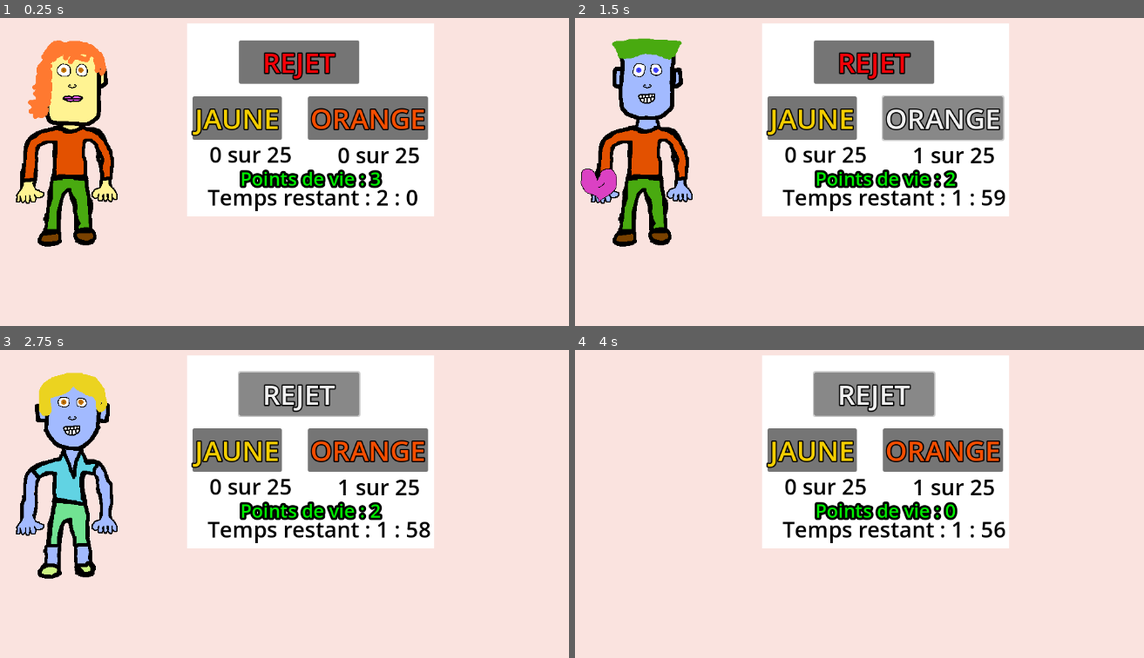
Above: before the commit, frames 1-4 (two rows, left to right).
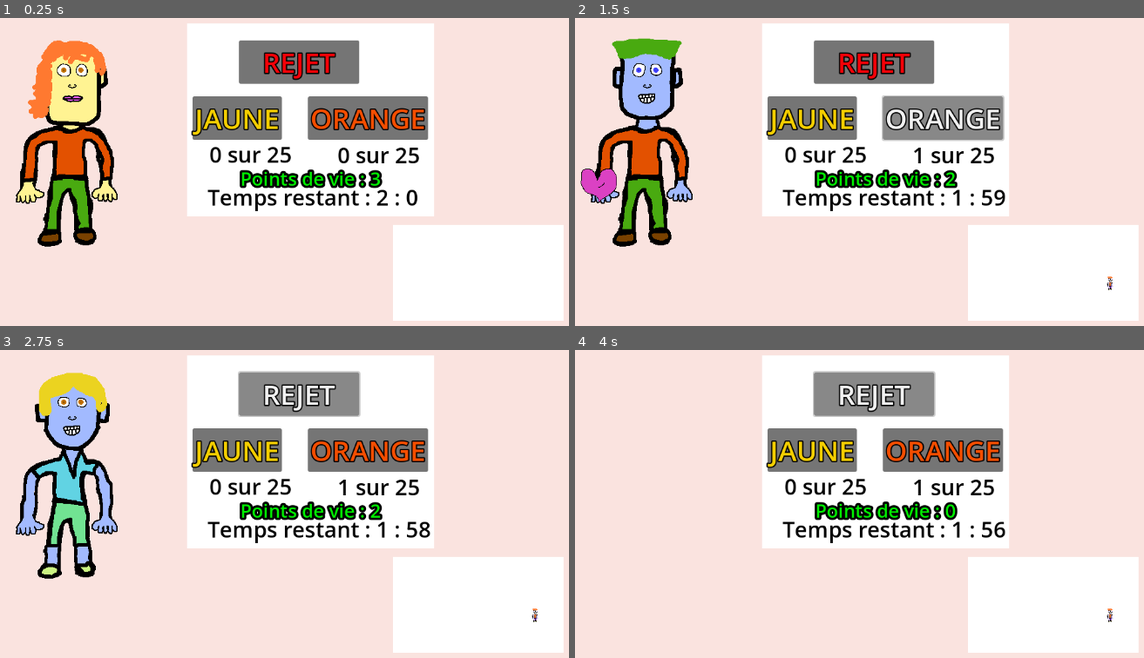
Above: after the commit, the same moments.

Repository: joelmortel/starterpackgenerator
Game: Godot game, scene res://jeu.tscn
Same seed, same stepped clock (60 frames per second), same inputs: the game is played once before the commit and once after it. This scene is started directly instead of the project's main scene.
Inputs:
- Up to frame 1 (0.25 s): no input
- Up to frame 2 (1.5 s): click "JAUNE" at 0.5 s; click "ORANGE" at 1.25 s
- Up to frame 3 (2.75 s): click "REJET" at 2 s
- Up to frame 4 (4 s): tap Enter at 2.75 s; hold Right (ui_right) 2.78-3.53 s; tap Space at 3.5 s; hold Left (ui_left) from 3.53 s (still down)

The runs differ from the first frame. In frame 1, 9.3% of the frame differs, in the area x 69-100%, y 67-99%; in frame 2, 9.3%; in frame 3, 9.3%; in frame 4, 9.3%.

Commit message:
copiage bonhommes
les bonhommes sont désormais copiés sur le plateau pour la scène finale

Diff:
--- a/bonhomme_basic.gd
+++ b/bonhomme_basic.gd
@@ -12,3 +12,24 @@
 @onready var cheveux: AnimatedSprite2D = $bonhomme/Face/cheveux
 @onready var accessoires_1: AnimatedSprite2D = $bonhomme/Accessoires/accessoires1
 @onready var accessoires_2: AnimatedSprite2D = $bonhomme/Accessoires/accessoires2
+
+
+func _ready() -> void:
+	hide()
+
+
+func remake_bonhomme(fiche_technique: Array):
+	show()
+	peau.modulate = fiche_technique[0]
+	vetements.frame = fiche_technique[1]
+	oreilles.frame = fiche_technique[2]
+	tete.frame = fiche_technique[3]
+	yeux.frame = fiche_technique[4]
+	yeux_couleur.modulate = fiche_technique[5]
+	nez.frame = fiche_technique[6]
+	bouche.frame = fiche_technique[7]
+	cheveux.frame = fiche_technique[8]
+	accessoires_1.frame = fiche_technique[9]
+	accessoires_2.frame = fiche_technique[10]
+	cheveux.modulate = fiche_technique[11]
+	oreilles.modulate = fiche_technique[0]
--- a/jeu.gd
+++ b/jeu.gd
@@ -39,6 +39,7 @@
 @onready var audio_ok_3: AudioStreamPlayer = $Audio/audio_ok3
 @onready var audio_full: AudioStreamPlayer = $Audio/audio_full
 
+@onready var plateau: Node2D = $plateau
 
 
 
@@ -313,6 +314,7 @@
 					var win_sound_array = [audio_ok, audio_ok_2, audio_ok_3]
 					var win_sound_choisi = win_sound_array.pick_random()
 					win_sound_choisi.play()
+					copy_bonhomme("jaune")
 		else:
 			print("MAUVAISE FILE : - 1 vie")
 			vies_joueur -= 1
@@ -342,6 +344,7 @@
 					var win_sound_array = [audio_ok, audio_ok_2, audio_ok_3]
 					var win_sound_choisi = win_sound_array.pick_random()
 					win_sound_choisi.play()
+					copy_bonhomme("orange")
 		else:
 			print("MAUVAISE FILE : - 1 vie")
 			vies_joueur -= 1
@@ -385,3 +388,22 @@
 
 func _on_bouton_rejet_pressed() -> void:
 	verifier_bonhomme("rejet")
+
+
+
+func copy_bonhomme(couleur: String):
+	var fiche_bonhomme = []
+	fiche_bonhomme.append(peau.modulate)
+	fiche_bonhomme.append(vetements.frame)
+	fiche_bonhomme.append(oreilles.frame)
+	fiche_bonhomme.append(tete.frame)
+	fiche_bonhomme.append(yeux.frame)
+	fiche_bonhomme.append(yeux_couleur.modulate)
+	fiche_bonhomme.append(nez.frame)
+	fiche_bonhomme.append(bouche.frame)
+	fiche_bonhomme.append(cheveux.frame)
+	fiche_bonhomme.append(accessoires_1.frame)
+	fiche_bonhomme.append(accessoires_2.frame)
+	fiche_bonhomme.append(cheveux.modulate)
+	var section_couleur = couleur
+	plateau.placer_bonhomme(section_couleur, fiche_bonhomme)
--- a/jeu.tscn
+++ b/jeu.tscn
@@ -20,6 +20,7 @@
 [ext_resource type="AudioStream" uid="uid://cifpqckuq717q" path="res://audio/zap3.wav" id="16_qlemp"]
 [ext_resource type="AudioStream" uid="uid://dbrf54gr4tq4h" path="res://audio/full.wav" id="19_pr61v"]
 [ext_resource type="AudioStream" uid="uid://b5j4y7xvheluf" path="res://audio/casting_theme.wav" id="20_cwtt4"]
+[ext_resource type="PackedScene" uid="uid://bo7hg4bprd4bg" path="res://plateau.tscn" id="21_fxvn6"]
 
 [node name="jeu" type="Node2D"]
 script = ExtResource("1_sp1r3")
@@ -221,6 +222,10 @@
 stream = ExtResource("20_cwtt4")
 autoplay = true
 
+[node name="plateau" parent="." instance=ExtResource("21_fxvn6")]
+position = Vector2(835, 473)
+scale = Vector2(0.245, 0.245)
+
 [connection signal="timeout" from="Timer_game" to="." method="_on_timer_game_timeout"]
 [connection signal="pressed" from="UICHEAP/ColorRect/bouton_jaune" to="." method="_on_bouton_jaune_pressed"]
 [connection signal="pressed" from="UICHEAP/ColorRect/bouton_orange" to="." method="_on_bouton_orange_pressed"]
--- /dev/null
+++ b/plateau.gd
@@ -0,0 +1,100 @@
+extends Node2D
+
+
+
+
+## bananas
+@onready var banane_00: Marker2D = $banane/banane_00
+@onready var banane_01: Marker2D = $banane/banane_01
+@onready var banane_02: Marker2D = $banane/banane_02
+@onready var banane_03: Marker2D = $banane/banane_03
+@onready var banane_04: Marker2D = $banane/banane_04
+@onready var banane_05: Marker2D = $banane/banane_05
+@onready var banane_06: Marker2D = $banane/banane_06
+@onready var banane_07: Marker2D = $banane/banane_07
+@onready var banane_08: Marker2D = $banane/banane_08
+@onready var banane_09: Marker2D = $banane/banane_09
+@onready var banane_10: Marker2D = $banane/banane_10
+@onready var banane_11: Marker2D = $banane/banane_11
+@onready var banane_12: Marker2D = $banane/banane_12
+@onready var banane_13: Marker2D = $banane/banane_13
+@onready var banane_14: Marker2D = $banane/banane_14
+@onready var banane_15: Marker2D = $banane/banane_15
+@onready var banane_16: Marker2D = $banane/banane_16
+@onready var banane_17: Marker2D = $banane/banane_17
+@onready var banane_18: Marker2D = $banane/banane_18
+@onready var banane_19: Marker2D = $banane/banane_19
+@onready var banane_20: Marker2D = $banane/banane_20
+@onready var banane_21: Marker2D = $banane/banane_21
+@onready var banane_22: Marker2D = $banane/banane_22
+@onready var banane_23: Marker2D = $banane/banane_23
+@onready var banane_24: Marker2D = $banane/banane_24
+@onready var banane_25: Marker2D = $banane/banane_25
+
+
+## oranges
+
+@onready var orange_00: Marker2D = $orange/orange_00
+@onready var orange_01: Marker2D = $orange/orange_01
+@onready var orange_02: Marker2D = $orange/orange_02
+@onready var orange_03: Marker2D = $orange/orange_03
+@onready var orange_04: Marker2D = $orange/orange_04
+@onready var orange_05: Marker2D = $orange/orange_05
+@onready var orange_06: Marker2D = $orange/orange_06
+@onready var orange_07: Marker2D = $orange/orange_07
+@onready var orange_08: Marker2D = $orange/orange_08
+@onready var orange_09: Marker2D = $orange/orange_09
+@onready var orange_10: Marker2D = $orange/orange_10
+@onready var orange_11: Marker2D = $orange/orange_11
+@onready var orange_12: Marker2D = $orange/orange_12
+@onready var orange_13: Marker2D = $orange/orange_13
+@onready var orange_14: Marker2D = $orange/orange_14
+@onready var orange_15: Marker2D = $orange/orange_15
+@onready var orange_16: Marker2D = $orange/orange_16
+@onready var orange_17: Marker2D = $orange/orange_17
+@onready var orange_18: Marker2D = $orange/orange_18
+@onready var orange_19: Marker2D = $orange/orange_19
+@onready var orange_20: Marker2D = $orange/orange_20
+@onready var orange_21: Marker2D = $orange/orange_21
+@onready var orange_22: Marker2D = $orange/orange_22
+@onready var orange_23: Marker2D = $orange/orange_23
+@onready var orange_24: Marker2D = $orange/orange_24
+@onready var orange_25: Marker2D = $orange/orange_25
+
+
+var orange_array = []
+var banana_array = []
+
+
+
+var jaune_index = 0
+var orange_index = 0
+
+
+func _ready() -> void:
+	create_arrays()
+
+
+
+func placer_bonhomme(couleur: String, fiche: Array):
+	if couleur == "jaune":
+		var spot_fruit = banana_array[jaune_index]
+		var fruit = spot_fruit.get_child(0)
+		fruit.remake_bonhomme(fiche)
+		jaune_index += 1
+	if couleur == "orange":
+		var spot_fruit = orange_array[orange_index]
+		var fruit = spot_fruit.get_child(0)
+		fruit.remake_bonhomme(fiche)
+		orange_index += 1
+
+func create_arrays():
+	var temp_banana = [banane_00, banane_01, banane_02, banane_03, banane_04, banane_05, banane_06, banane_07,
+	banane_08, banane_09, banane_10, banane_11, banane_12, banane_13, banane_14, banane_15, banane_16, banane_17,
+	banane_18, banane_19, banane_20, banane_21, banane_22, banane_23, banane_24, banane_25]
+	banana_array.append_array(temp_banana)
+
+	var temp_orange = [orange_00, orange_01, orange_02, orange_03, orange_04, orange_05, orange_06, orange_07,
+	orange_08, orange_09, orange_10, orange_11, orange_12, orange_13, orange_14, orange_15, orange_16, orange_17,
+	orange_18, orange_19, orange_20, orange_21, orange_22, orange_23, orange_24, orange_25]
+	orange_array.append_array(temp_orange)
--- a/plateau.tscn
+++ b/plateau.tscn
@@ -1,8 +1,10 @@
-[gd_scene load_steps=2 format=3 uid="uid://bo7hg4bprd4bg"]
+[gd_scene load_steps=3 format=3 uid="uid://bo7hg4bprd4bg"]
 
 [ext_resource type="PackedScene" uid="uid://2mv4y17rnlb4" path="res://bonhomme_basic.tscn" id="1_d8fo4"]
+[ext_resource type="Script" path="res://plateau.gd" id="1_ye7f7"]
 
 [node name="plateau" type="Node2D"]
+script = ExtResource("1_ye7f7")
 
 [node name="ColorRect" type="ColorRect" parent="."]
 offset_left = 1.0
Not shown: 1 places in jeu.tscn that only renumber resources
